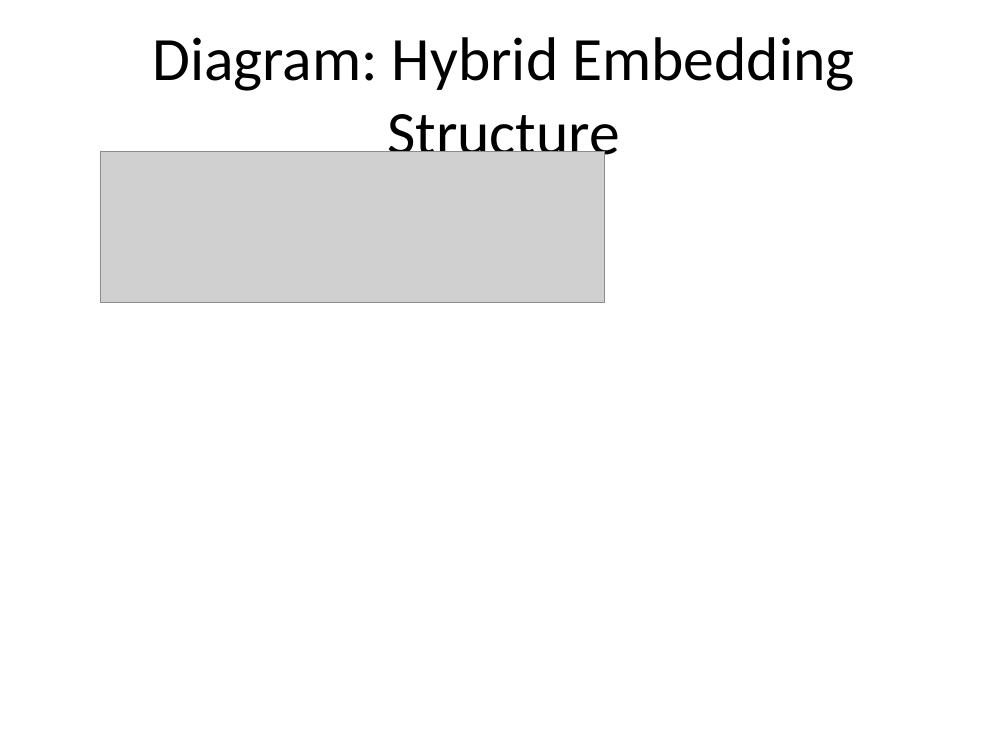
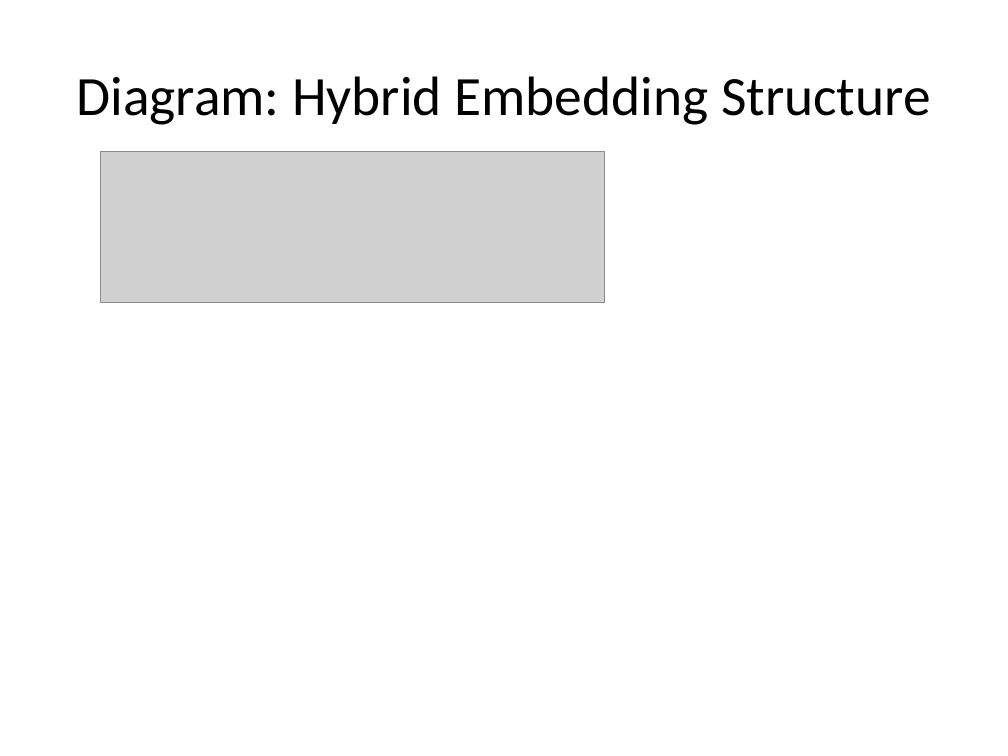
Before and after one commit to sizhet/hybrid-embedding-project, a slide deck: slide 12 of hybrid_embedding_presentation_with_diagrams.pptx. Drawn at 1008x756 pixels with LibreOffice and Linux fonts; fonts in the diff are those of the drawing; grey boxes stand for pictures. Boxes give left, top, right and bottom in pixels: in the first picture for what was removed or moved away, otherwise in the second. Text is boxed around its words. In the diff, an @@ line names an element or a change of style, - is before the commit and + after.

```diff
--- a/hybrid_embedding_presentation_with_diagrams.pptx
+++ b/hybrid_embedding_presentation_with_diagrams.pptx
@@ title "Diagram: Hybrid Embedding Structure" at (77, 76, 931, 125): size 44 to 39.6 pt @@
```
Also in this commit, not shown: 1 other slide changed, 3 other files.
